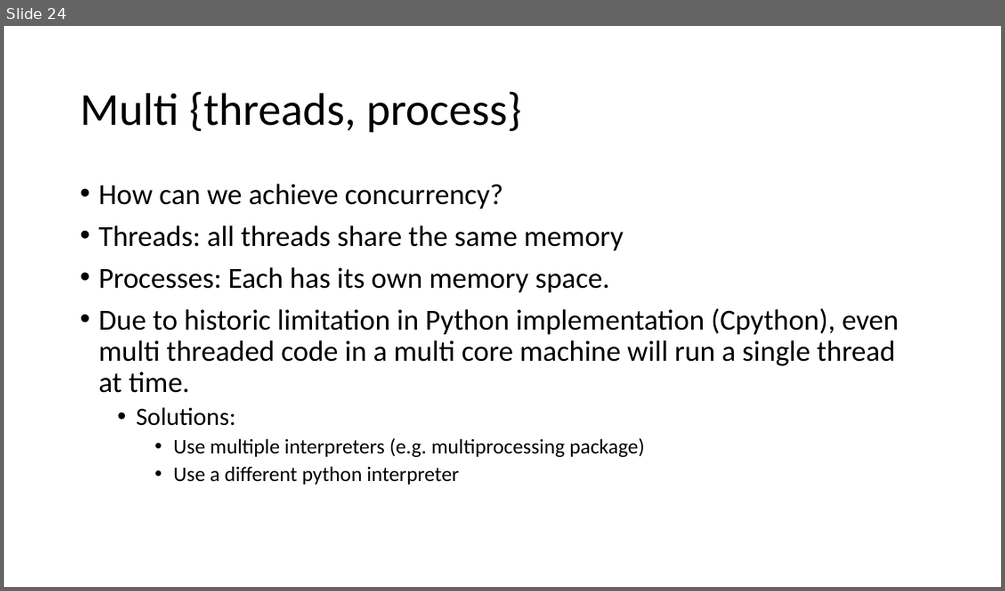
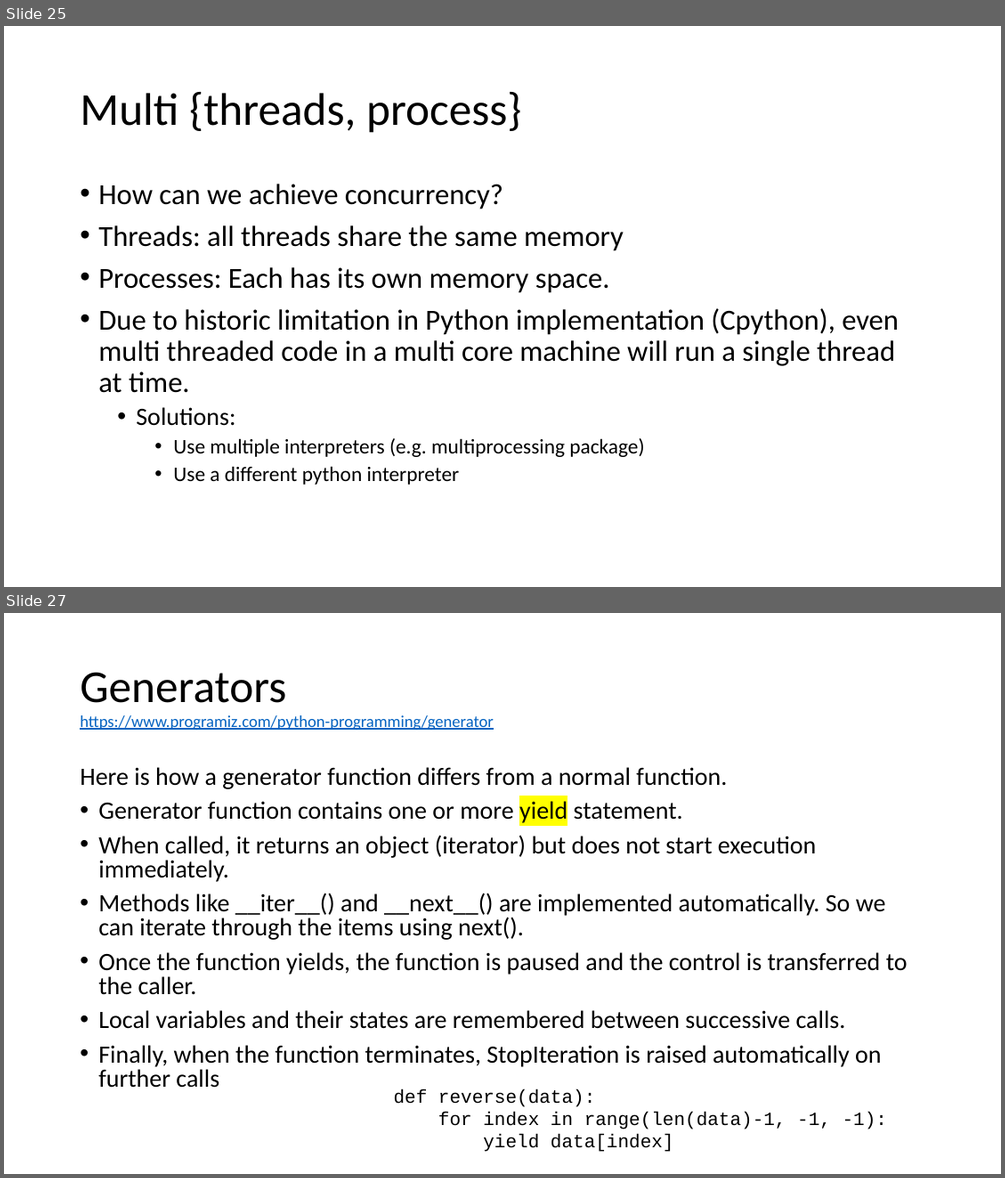
Before and after one commit to scaperex/python_workshop_intermediate, a slide deck: Advanced Python workshop.pptx. Shown one above the other, each under a label of ours: slide 24 before the commit, slides 25 and 27 after it; the slides between them are not shown. The pictures are 1005x591 and 1005x1178 pixels, drawn with LibreOffice and Linux fonts; fonts in the diff are those of the drawing. Boxes give left, top, right and bottom in pixels: in the first picture for what was removed or moved away, otherwise in the second. Text is boxed around its words. In the diff, an @@ line names an element or a change of style, - is before the commit and + after.

Commit message:
updated the presentation
Add pages for decorators, generators

```diff
--- a/Advanced Python workshop.pptx
+++ b/Advanced Python workshop.pptx
@@ slide 27 added at bbox=[4, 613, 1001, 1174], background #FFFFFF @@
@@ title added at bbox=[80, 672, 494, 730], 16 pt, text #0563C1, underline @@
+Generators
+https://www.programiz.com/python-programming/generator
@@ text added at bbox=[80, 767, 907, 1087], 24 pt, text #000000 @@
+Here is how a generator function differs from a normal function.
+• Generator function contains one or more yield statement.
+• When called, it returns an object (iterator) but does not start execution immediately.
+• Methods like __iter__() and __next__() are implemented automatically. So we can iterate through the items using next().
+• Once the function yields, the function is paused and the control is transferred to the caller.
+• Local variables and their states are remembered between successive calls.
+• Finally, when the function terminates, StopIteration is raised automatically on further calls
@@ text added at bbox=[394, 1089, 887, 1151], 18 pt, text #000000 @@
+def reverse(data):
+for index in range(len(data)-1, -1, -1):
+yield data[index]
@@ what was slide 24 is now slide 25 @@
```
Also in this commit, not shown: 4 slides changed, 6 other slides added, 1 other file.
